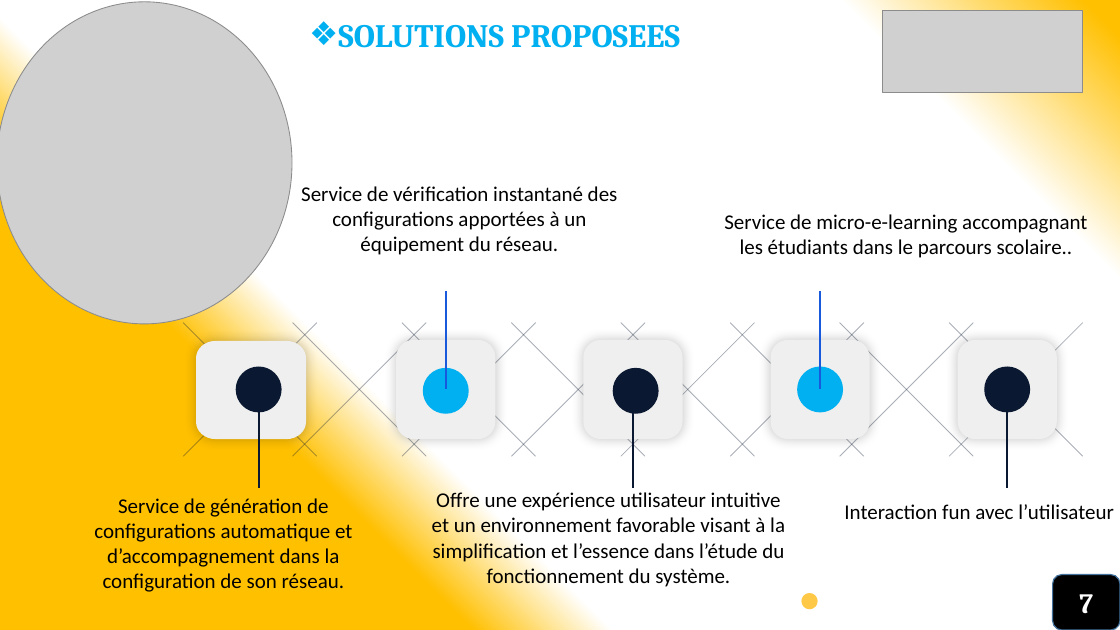
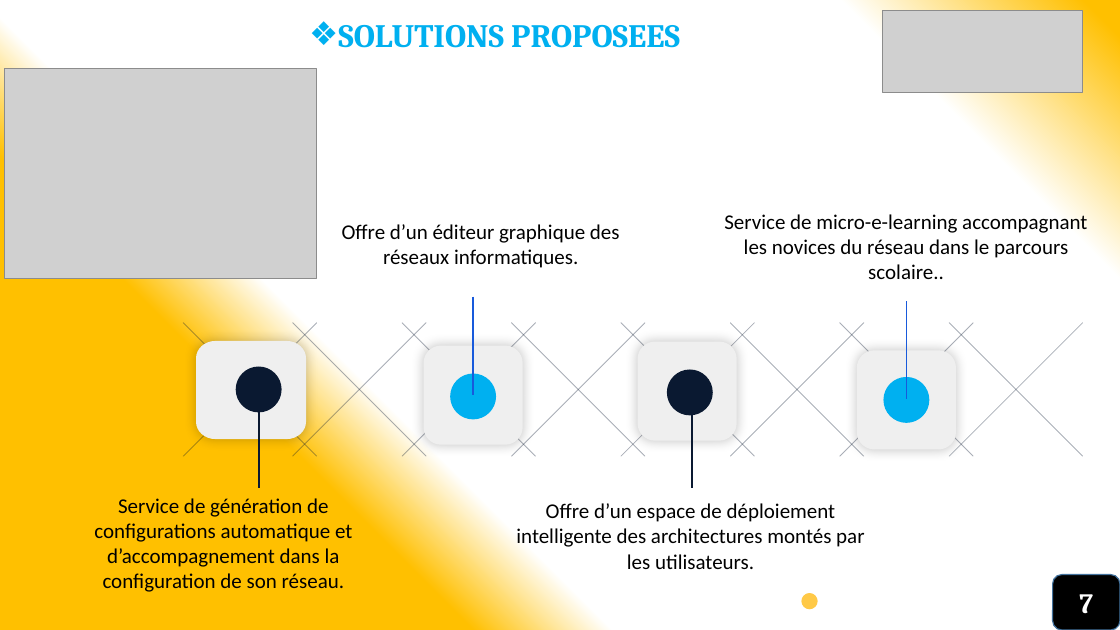
Before and after one commit to miguelnkono/documents, a slide deck: slide 9 of NetBotPW.pptx. Drawn at 1120x630 pixels with LibreOffice and Linux fonts; fonts in the diff are those of the drawing; grey boxes stand for pictures. Boxes give left, top, right and bottom in pixels: in the first picture for what was removed or moved away, otherwise in the second. Text is boxed around its words. In the diff, an @@ line names an element or a change of style, - is before the commit and + after.

```diff
--- a/NetBotPW.pptx
+++ b/NetBotPW.pptx
@@ picture: place and size @@
-picture at [0, 2, 292, 323]
+picture at [4, 69, 316, 279]
@@ text at [342, 224, 620, 268]: text changed @@
-Service de vérification instantané des configurations apportées à un équipement du réseau.
+Offre d’un éditeur graphique des réseaux informatiques.
@@ text at [724, 214, 1087, 279]: text changed @@
-Service de micro-e-learning accompagnant les étudiants dans le parcours scolaire..
+Service de micro-e-learning accompagnant les novices du réseau dans le parcours scolaire..
@@ freeform shape: place and size @@
-freeform shape at [444, 290, 447, 391]
+freeform shape at [472, 295, 475, 396]
@@ freeform shape: place and size @@
-freeform shape at [396, 339, 496, 439]
+freeform shape at [423, 345, 523, 445]
@@ freeform shape: place and size @@
-freeform shape at [583, 339, 683, 439]
+freeform shape at [637, 341, 737, 441]
@@ freeform shape removed at [957, 339, 1057, 439] @@
@@ freeform shape: place and size @@
-freeform shape at [423, 367, 469, 413]
+freeform shape at [450, 373, 496, 419]
@@ freeform shape: place and size @@
-freeform shape at [613, 367, 659, 413]
+freeform shape at [666, 369, 712, 415]
@@ freeform shape: place and size @@
-freeform shape at [632, 388, 634, 489]
+freeform shape at [691, 388, 693, 489]
@@ 3 freeform shapes: place and size @@
-3 freeform shapes at [770, 290, 870, 439]
+3 freeform shapes at [856, 300, 956, 450]
@@ freeform shape removed at [984, 366, 1030, 413] @@
@@ freeform shape removed at [1007, 388, 1009, 489] @@
@@ text at [516, 503, 864, 569]: text changed @@
-Offre une expérience utilisateur intuitive et un environnement favorable visant à la simplification et l’essence dans l’étude du fonctionnement du système.
+Offre d’un espace de déploiement intelligente des architectures montés par les utilisateurs.
@@ text removed at [844, 504, 1114, 519] @@
-Interaction fun avec l’utilisateur
```
Also in this commit, not shown: 16 other slides changed, 1 slide added, 1 slide removed, 18 other files.
